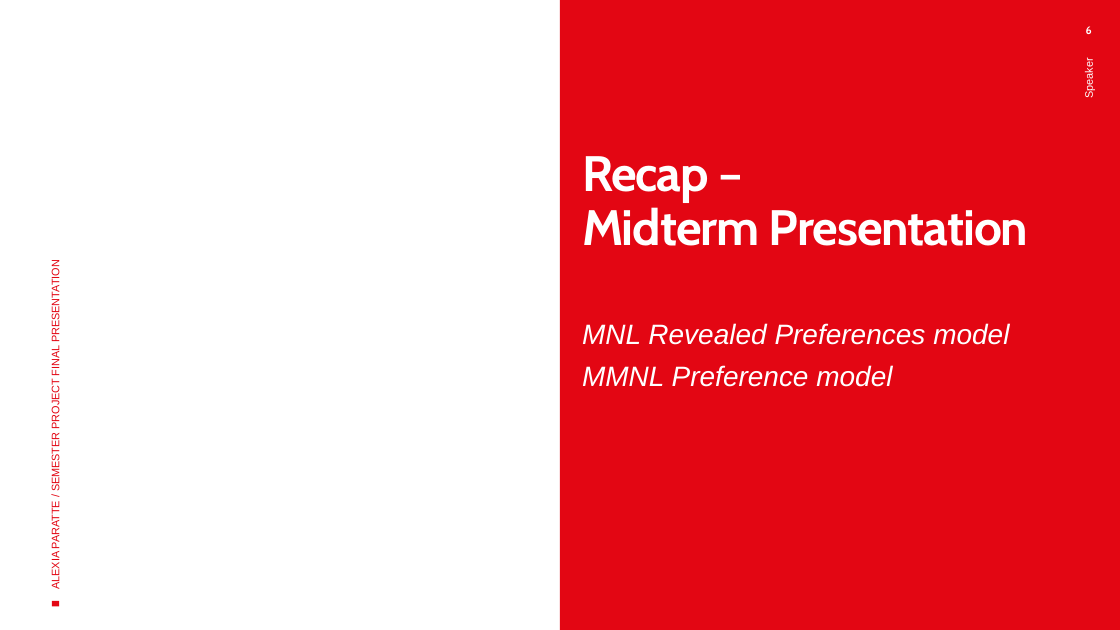
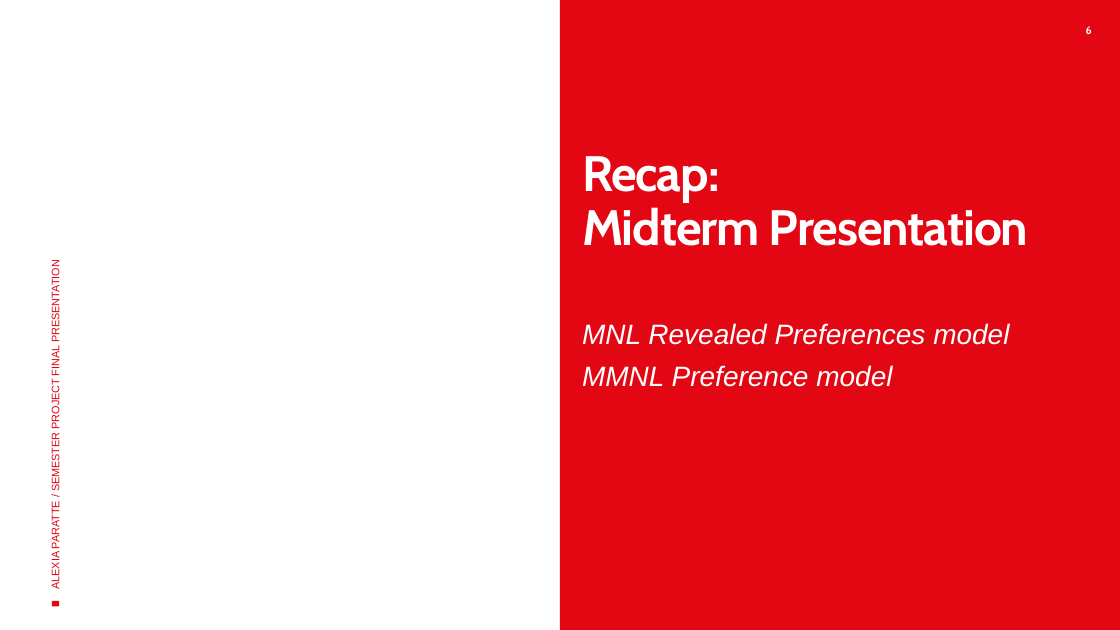
Before and after one commit to araccoon22/Semester-project, a slide deck: slide 6 of Documentation/Reports/Final Presentation - Semester project.pptx. Drawn at 1120x630 pixels with LibreOffice and Linux fonts; fonts in the diff are those of the drawing; background and template pictures are left out. Boxes give left, top, right and bottom in pixels: in the first picture for what was removed or moved away, otherwise in the second. Text is boxed around its words. In the diff, an @@ line names an element or a change of style, - is before the commit and + after.

```diff
--- a/Documentation/Reports/Final Presentation - Semester project.pptx
+++ b/Documentation/Reports/Final Presentation - Semester project.pptx
@@ text removed at [1083,62,1095,97] @@
-Speaker
@@ title at [582,156,1029,246]: text changed @@
-Recap –
-Midterm Presentation
+Recap:
+Midterm Presentation
```
Also in this commit, not shown: 8 other slides changed, 9 slides added, 6 other files.
